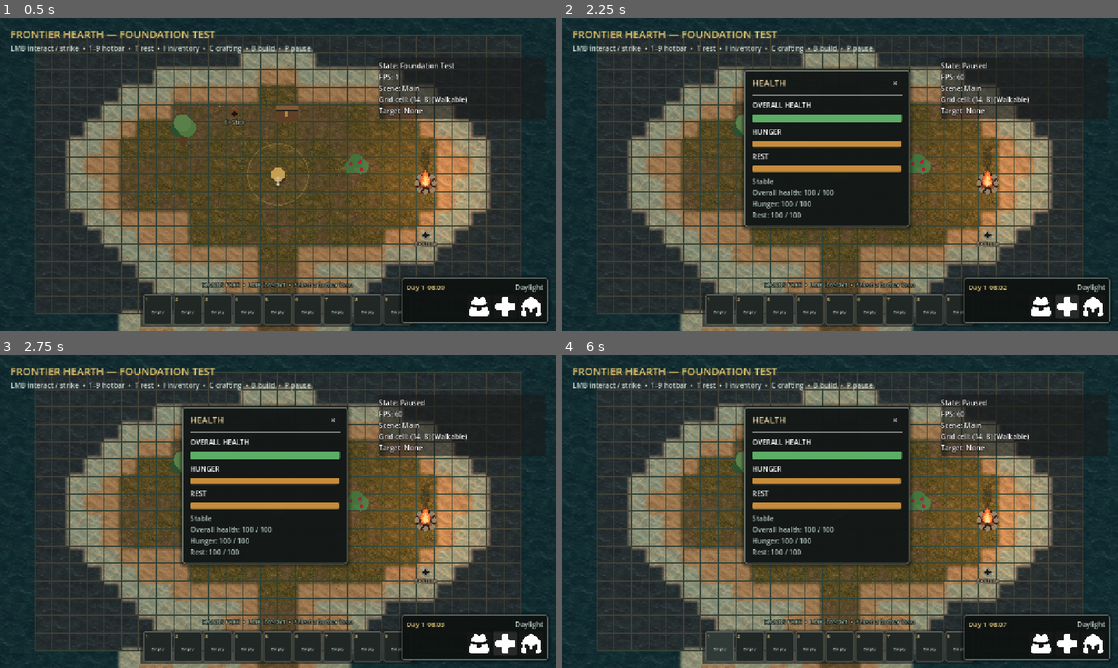
Above: before the commit, frames 1-4 (two rows, left to right).
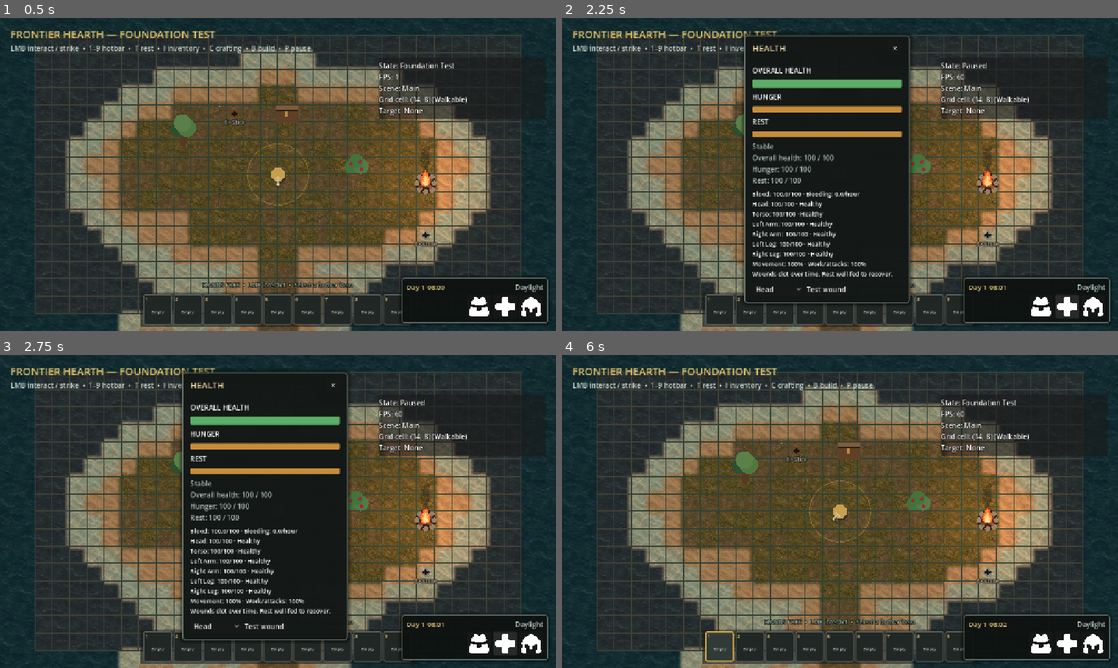
Above: after the commit, the same moments.

Repository: Chaunsy19/Top-Down-Project
Game: Godot game, scene res://scenes/main.tscn
The game is run twice, just before and just after one commit, with the same random seed, the same clock (stepped at 60 frames per second) and the same inputs.
Inputs (mouse positions are in pixels of both pictures, inside the frame that each line leads up to):
- Up to frame 1 (0.5 s): no input
- Up to frame 2 (2.25 s): click (1040, 305) at 0.5 s; click "×" at 1.25 s; click (1067, 305) at 2 s
- Up to frame 3 (2.75 s): no input
- Up to frame 4 (6 s): click (828, 627) at 2.75 s, where only the run after the commit has a clickable "Test wound"; click (1095, 642) at 3.5 s; click "×" at 4.25 s; click "×" at 5 s; click "1" at 5.75 s

Frame 1 is identical in both runs. In frame 2, 14% of the frame differs, in the area x 32-80%, y 4-92%; in frame 3, 14%; in frame 4, 15%, in the area x 25-82%, y 14-99%.

Commit message:
Add regional character health and bleeding mechanics

Diff:
--- a/scripts/building/construction_site.gd
+++ b/scripts/building/construction_site.gd
@@ -38,7 +38,8 @@
 func continue_hold_interaction(actor: Node2D, delta: float) -> bool:
 	if definition == null or actor != _builder:
 		return false
-	progress += maxf(delta, 0.0)
+	var efficiency: float = actor.get_action_multiplier() if actor.has_method("get_action_multiplier") else 1.0
+	progress += maxf(delta, 0.0) * efficiency
 	queue_redraw()
 	if progress < definition.construction_time:
 		return true
--- /dev/null
+++ b/scripts/combat/body_health.gd
@@ -0,0 +1,86 @@
+class_name BodyHealth
+extends Node
+## Reusable character condition; time is supplied by the actor's needs/clock.
+
+signal changed()
+
+const REGIONS: Array[StringName] = [&"head", &"torso", &"left_arm", &"right_arm", &"left_leg", &"right_leg"]
+@export var clotting_per_game_hour := 4.0
+@export var recovery_per_game_hour := 2.0
+var condition: Dictionary = {}
+## One cumulative injury record per region, with damage and blood loss/hour.
+var injuries: Dictionary = {}
+var blood := 100.0
+
+
+func _init() -> void:
+	for region in REGIONS:
+		condition[region] = 100.0
+
+
+func apply_damage(region: StringName, amount: float, bleeding_rate: float = 0.0) -> float:
+	if not region in REGIONS or not is_finite(amount) or not is_finite(bleeding_rate) or amount <= 0.0 or is_collapsed():
+		return 0.0
+	var applied := minf(amount, condition[region])
+	if applied <= 0.0:
+		return 0.0
+	condition[region] -= applied
+	var previous: Dictionary = injuries.get(region, {"damage": 0.0, "bleeding": 0.0})
+	injuries[region] = {"damage": 100.0 - condition[region], "bleeding": minf(float(previous.bleeding) + maxf(bleeding_rate, 0.0), 30.0)}
+	changed.emit()
+	return applied
+
+
+func advance_game_minutes(minutes: float, can_recover: bool = false) -> void:
+	if not is_finite(minutes) or minutes <= 0.0 or is_collapsed():
+		return
+	var hours := minutes / 60.0
+	var was_bleeding := get_bleeding_rate() > 0.0
+	for region in injuries.keys():
+		var injury: Dictionary = injuries[region]
+		var rate: float = injury.bleeding
+		var clotting := maxf(clotting_per_game_hour, 0.0)
+		var duration := minf(hours, rate / clotting) if clotting > 0.0 else hours
+		blood = maxf(0.0, blood - rate * duration + 0.5 * clotting * duration * duration)
+		injury.bleeding = maxf(0.0, rate - clotting * hours)
+		if can_recover and rate <= 0.0:
+			condition[region] = minf(100.0, condition[region] + maxf(recovery_per_game_hour, 0.0) * hours)
+			injury.damage = 100.0 - condition[region]
+			if injury.damage <= 0.0:
+				injuries.erase(region)
+	if can_recover and not was_bleeding and blood > 0.0:
+		blood = minf(100.0, blood + maxf(recovery_per_game_hour, 0.0) * hours)
+	changed.emit()
+
+
+func get_bleeding_rate() -> float:
+	var total := 0.0
+	for injury in injuries.values():
+		total += float(injury.bleeding)
+	return total
+
+
+func is_collapsed() -> bool:
+	return blood <= 0.0 or condition[&"head"] <= 0.0 or condition[&"torso"] <= 0.0
+
+
+func get_movement_multiplier() -> float:
+	return _capacity(&"left_leg", &"right_leg")
+
+
+func get_action_multiplier() -> float:
+	return _capacity(&"left_arm", &"right_arm")
+
+
+func _capacity(left: StringName, right: StringName) -> float:
+	if is_collapsed():
+		return 0.0
+	var limb_ratio := (float(condition[left]) + float(condition[right])) / 200.0
+	return lerpf(0.35, 1.0, limb_ratio) * lerpf(0.4, 1.0, blood / 100.0)
+
+
+func get_region_text(region: StringName) -> String:
+	var value: float = condition[region]
+	var severity := "Healthy" if value >= 100.0 else ("Minor" if value > 70.0 else ("Moderate" if value > 35.0 else "Severe"))
+	var rate: float = injuries.get(region, {}).get("bleeding", 0.0)
+	return "%s: %.0f/100 · %s%s" % [String(region).replace("_", " ").capitalize(), value, severity, " · bleeding %.1f/h" % rate if rate > 0.0 else ""]
--- a/scripts/crafting/crafting_component.gd
+++ b/scripts/crafting/crafting_component.gd
@@ -76,7 +76,9 @@
 func advance_crafting(delta: float) -> void:
 	if active_recipe == null or delta <= 0.0:
 		return
-	elapsed_time += delta
+	var actor := get_parent()
+	var efficiency: float = actor.get_action_multiplier() if actor.has_method("get_action_multiplier") else 1.0
+	elapsed_time += delta * efficiency
 	crafting_progressed.emit(active_recipe, get_progress_ratio())
 	if elapsed_time < active_recipe.crafting_time_seconds:
 		return
--- a/scripts/interaction/player_interactor.gd
+++ b/scripts/interaction/player_interactor.gd
@@ -67,7 +67,7 @@
 func try_interact() -> bool:
 	refresh_target()
 	var succeeded := false
-	if is_target_in_range(_current_target):
+	if _actor_can_act() and is_target_in_range(_current_target):
 		succeeded = _current_target.interact(get_parent() as Node2D)
 	interaction_attempted.emit(_current_target, succeeded)
 	_update_prompt()
@@ -87,7 +87,7 @@
 
 
 func begin_primary_action_on(target: InteractableScript) -> bool:
-	if not is_target_in_range(target):
+	if not _actor_can_act() or not is_target_in_range(target):
 		return false
 	set_current_target(target)
 	var succeeded := target.interact(get_parent() as Node2D)
@@ -103,7 +103,7 @@
 	if not _primary_held or not is_instance_valid(_held_target):
 		return false
 	var actor := get_parent() as Node2D
-	if not is_target_in_range(_held_target):
+	if not _actor_can_act() or not is_target_in_range(_held_target):
 		end_primary_action()
 		return false
 	var still_active := _held_target.continue_hold_interaction(actor, delta)
@@ -179,3 +179,8 @@
 func _draw() -> void:
 	draw_circle(Vector2.ZERO, radius, Color(0.902, 0.765, 0.416, 0.035))
 	draw_arc(Vector2.ZERO, radius, 0.0, TAU, 64, Color(0.902, 0.765, 0.416, 0.42), 1.5, true)
+
+
+func _actor_can_act() -> bool:
+	var actor := get_parent()
+	return not actor.has_method("get_action_multiplier") or actor.get_action_multiplier() > 0.0
--- a/scripts/player/player_controller.gd
+++ b/scripts/player/player_controller.gd
@@ -91,10 +91,13 @@
 
 
 func perform_melee_attack_at(world_position: Vector2) -> Node2D:
+	if get_action_multiplier() <= 0.0:
+		return null
 	var hand_stack := equipment.get_hand_stack() if equipment != null else null
 	var damage: float = unarmed_melee_damage
 	if hand_stack != null and hand_stack.item_definition != null:
 		damage = hand_stack.item_definition.melee_damage
+	damage *= get_action_multiplier()
 	var target: Node2D
 	var closest := INF
 	var reach := interactor.radius if interactor != null else 56.0
@@ -111,7 +114,7 @@
 	if target != null:
 		var applied: float = 0.0
 		if hand_stack != null and hand_stack.item_definition.tool_damage > 0.0:
-			applied = target.call("take_damage", hand_stack.item_definition.tool_damage, &"tool", hand_stack.item_definition.tool_damage_tags, self)
+			applied = target.call("take_damage", hand_stack.item_definition.tool_damage * get_action_multiplier(), &"tool", hand_stack.item_definition.tool_damage_tags, self)
 		if applied <= 0.0:
 			target.call("take_damage", damage, &"melee", [], self)
 		if hand_stack != null:
@@ -151,3 +154,16 @@
 func _update_aim_pivot() -> void:
 	if is_instance_valid(aim_pivot):
 		aim_pivot.rotation = get_aim_angle()
+
+func get_action_multiplier() -> float:
+	return survival_needs.get_action_multiplier() if survival_needs != null else 1.0
+
+
+func take_region_damage(region: StringName, amount: float, bleeding_rate: float = 0.0) -> float:
+	if survival_needs == null or survival_needs.health <= 0.0:
+		return 0.0
+	var applied := survival_needs.body_health.apply_damage(region, amount, bleeding_rate)
+	if applied > 0.0:
+		survival_needs.set_resting(false)
+		survival_needs.needs_changed.emit(survival_needs.hunger, survival_needs.fatigue, survival_needs.health)
+	return applied
--- a/scripts/player/survival_needs.gd
+++ b/scripts/player/survival_needs.gd
@@ -11,6 +11,7 @@
 @export_range(0.0, 100.0, 0.1) var critical_health_damage_per_game_hour := 4.0
 @export_range(0.0, 100.0, 0.1) var safe_health_recovery_per_game_hour := 1.0
 
+var body_health := preload("res://scripts/combat/body_health.gd").new()
 var hunger := 100.0
 var fatigue := 100.0
 var health := 100.0
@@ -18,6 +19,7 @@
 
 
 func _ready() -> void:
+	add_child(body_health)
 	add_to_group("survival_needs")
 	call_deferred("_connect_world_clock")
 
@@ -33,6 +35,7 @@
 
 
 func advance_game_minutes(game_minutes: float) -> void:
+	body_health.advance_game_minutes(game_minutes, is_resting and hunger >= 50.0 and fatigue >= 50.0)
 	var game_hours := maxf(game_minutes, 0.0) / 60.0
 	hunger = maxf(hunger - hunger_depletion_per_game_hour * game_hours, 0.0)
 	if is_resting:
@@ -42,7 +45,7 @@
 	var critical_needs := int(hunger <= critical_threshold) + int(fatigue <= critical_threshold)
 	if critical_needs > 0:
 		health = maxf(health - critical_health_damage_per_game_hour * critical_needs * game_hours, 0.0)
-	elif hunger >= 50.0 and fatigue >= 50.0:
+	elif health > 0.0 and not body_health.is_collapsed() and body_health.get_bleeding_rate() <= 0.0 and hunger >= 50.0 and fatigue >= 50.0:
 		health = minf(health + safe_health_recovery_per_game_hour * game_hours, 100.0)
 	needs_changed.emit(hunger, fatigue, health)
 
@@ -74,7 +77,7 @@
 
 
 func get_movement_multiplier() -> float:
-	if is_resting or health <= 0.0:
+	if is_resting or health <= 0.0 or body_health.is_collapsed():
 		return 0.0
 	var multiplier := 1.0
 	if hunger <= critical_threshold:
@@ -83,11 +86,11 @@
 		multiplier *= 0.6
 	if health < 50.0:
 		multiplier *= lerpf(0.45, 1.0, health / 50.0)
-	return multiplier
+	return multiplier * body_health.get_movement_multiplier()
 
 
 func get_condition_text() -> String:
-	if health <= 0.0:
+	if health <= 0.0 or body_health.is_collapsed():
 		return "Collapsed"
 	if is_resting:
 		return "Resting"
@@ -97,4 +100,12 @@
 		return "Starving"
 	if fatigue <= critical_threshold:
 		return "Exhausted"
+	if body_health.get_bleeding_rate() > 0.0:
+		return "Bleeding"
+	if not body_health.injuries.is_empty():
+		return "Injured"
 	return "Stable"
+
+
+func get_action_multiplier() -> float:
+	return body_health.get_action_multiplier() if health > 0.0 else 0.0
--- a/scripts/ui/character_ui.gd
+++ b/scripts/ui/character_ui.gd
@@ -1,6 +1,8 @@
 class_name CharacterUI
 extends CanvasLayer
 
+var _body_label: Label
+var _test_region: OptionButton
 var _player: Node2D
 var _needs: Node
 var _equipment: EquipmentComponent
@@ -22,6 +24,21 @@
 	equipment_panel.visible = false
 	%HealthCloseButton.pressed.connect(close_health)
 	%EquipmentCloseButton.pressed.connect(close_equipment)
+	_body_label = Label.new()
+	_body_label.add_theme_font_size_override("font_size", 14)
+	health_panel.get_node("Margin/Layout").add_child(_body_label)
+	if OS.is_debug_build():
+		var row := HBoxContainer.new()
+		health_panel.get_node("Margin/Layout").add_child(row)
+		_test_region = OptionButton.new()
+		for region in BodyHealth.REGIONS:
+			_test_region.add_item(String(region).replace("_", " ").capitalize())
+		row.add_child(_test_region)
+		var test_button := Button.new()
+		test_button.text = "Test wound"
+		test_button.tooltip_text = "Development: 25 region damage and 8 blood loss per game hour."
+		test_button.pressed.connect(_test_wound)
+		row.add_child(test_button)
 	call_deferred("_find_player")
 
 
@@ -96,6 +113,14 @@
 			_needs.hunger,
 			_needs.fatigue,
 		]
+		var body: BodyHealth = _needs.body_health
+		var lines := PackedStringArray()
+		lines.append("Blood: %.1f/100 · Bleeding: %.1f/hour" % [body.blood, body.get_bleeding_rate()])
+		for region in BodyHealth.REGIONS:
+			lines.append(body.get_region_text(region))
+		lines.append("Movement: %d%% · Work/attacks: %d%%" % [roundi(_needs.get_movement_multiplier() * 100.0), roundi(_needs.get_action_multiplier() * 100.0)])
+		lines.append("Wounds clot over time. Rest well-fed to recover.")
+		_body_label.text = "\n".join(lines)
 	if is_instance_valid(_equipment):
 		var hand_stack := _equipment.get_hand_stack()
 		if hand_stack == null or hand_stack.item_definition == null:
@@ -119,3 +144,8 @@
 	var ui_manager := get_node_or_null("/root/UIManager")
 	if ui_manager != null:
 		ui_manager.unregister_modal(window)
+
+func _test_wound() -> void:
+	if is_instance_valid(_player):
+		_player.take_region_damage(BodyHealth.REGIONS[_test_region.selected], 25.0, 8.0)
+		_refresh()
--- a/scripts/world/resource_node.gd
+++ b/scripts/world/resource_node.gd
@@ -257,6 +257,8 @@
 	if used_tool != null and used_tool.item_definition != null:
 		damage = used_tool.item_definition.tool_damage
 		damage_tags = used_tool.item_definition.tool_damage_tags
+	if actor.has_method("get_action_multiplier"):
+		damage *= actor.get_action_multiplier()
 	var applied := take_damage(damage, &"tool", damage_tags, actor)
 	if applied > 0.0:
 		_wear_used_tool(actor, used_tool)
--- a/scripts/world/world_clock.gd
+++ b/scripts/world/world_clock.gd
@@ -21,6 +21,7 @@
 
 
 func _ready() -> void:
+	process_mode = Node.PROCESS_MODE_PAUSABLE
 	add_to_group("world_clock")
 	day = maxi(starting_day, 1)
 	hour = wrapf(starting_hour, 0.0, 24.0)
--- /dev/null
+++ b/tests/milestone_8_health_test.gd
@@ -0,0 +1,49 @@
+extends SceneTree
+var failures: Array[String] = []
+func _initialize() -> void:
+	call_deferred("run")
+func check(ok: bool, message: String) -> void:
+	if not ok:
+		failures.append(message)
+func run() -> void:
+	var body := BodyHealth.new()
+	check(body.apply_damage(&"unknown", 20.0) == 0.0, "Invalid region rejected")
+	check(body.apply_damage(&"head", -1.0) == 0.0, "Negative damage rejected")
+	body.apply_damage(&"left_leg", 75.0, 8.0)
+	check(body.condition[&"right_leg"] == 100.0, "Damage remains regional")
+	check(body.get_movement_multiplier() < body.get_action_multiplier(), "Leg injuries slow movement")
+	body.advance_game_minutes(60.0)
+	check(is_equal_approx(body.blood, 94.0), "Integrated bleeding loses six blood in first hour")
+	check(is_equal_approx(body.get_bleeding_rate(), 4.0), "Wound clots over game time")
+	body.advance_game_minutes(60.0)
+	check(is_equal_approx(body.blood, 92.0) and body.get_bleeding_rate() == 0.0, "Clotting stops blood loss")
+	body.advance_game_minutes(60.0, true)
+	check(body.blood == 94.0 and body.condition[&"left_leg"] == 27.0, "Safe rest restores blood and tissue")
+	body.free()
+	var main: Node = load("res://scenes/main.tscn").instantiate()
+	root.add_child(main)
+	await physics_frame
+	await physics_frame
+	var player: PlayerController = get_first_node_in_group("player")
+	player.take_region_damage(&"left_arm", 80.0, 8.0)
+	check(player.get_action_multiplier() < 1.0, "Arm injury affects actor action effectiveness")
+	check(player.survival_needs.health == 100.0, "Overall health remains separate")
+	var ui: CharacterUI = get_first_node_in_group("character_ui")
+	ui.open_health()
+	await process_frame
+	check(ui._body_label.text.contains("Left Arm") and ui._body_label.text.contains("bleeding"), "Health panel exposes regional wounds")
+	check(ui.health_panel.size.y + ui.health_panel.position.y <= 720.0, "Health panel fits viewport")
+	var before: float = player.survival_needs.body_health.blood
+	await create_timer(0.1).timeout
+	check(player.survival_needs.body_health.blood == before, "Modal pause stops bleeding")
+	ui.close_health()
+	player.take_region_damage(&"head", 100.0)
+	check(player.get_action_multiplier() == 0.0 and player.survival_needs.get_movement_multiplier() == 0.0, "Vital region depletion collapses actor")
+	main.queue_free()
+	await process_frame
+	if failures.is_empty():
+		print("MILESTONE 8 HEALTH TEST PASSED")
+	else:
+		for failure in failures:
+			push_error(failure)
+	quit(0 if failures.is_empty() else 1)
--- a/ui/character/character_ui.tscn
+++ b/ui/character/character_ui.tscn
@@ -55,7 +55,7 @@
 unique_name_in_owner = true
 custom_minimum_size = Vector2(380, 330)
 offset_left = 420.0
-offset_top = 120.0
+offset_top = 40.0
 offset_right = 800.0
 offset_bottom = 450.0
 mouse_filter = 0
Not shown, added: scripts/combat/body_health.gd.uid
Not shown, changed: CHANGELOG.md
Not shown, changed: README.md
